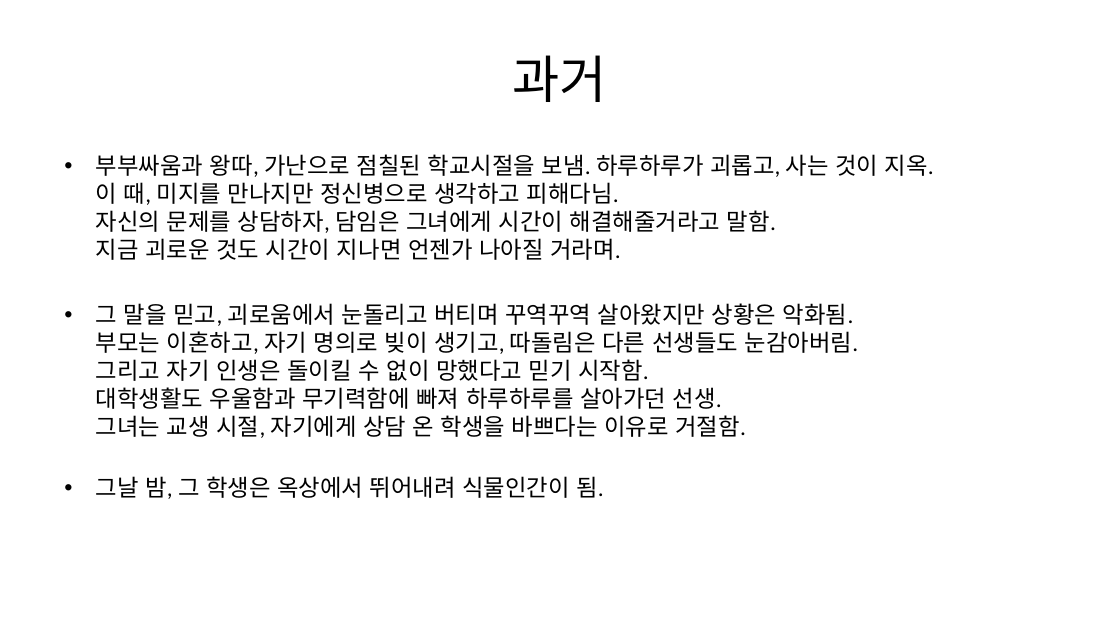
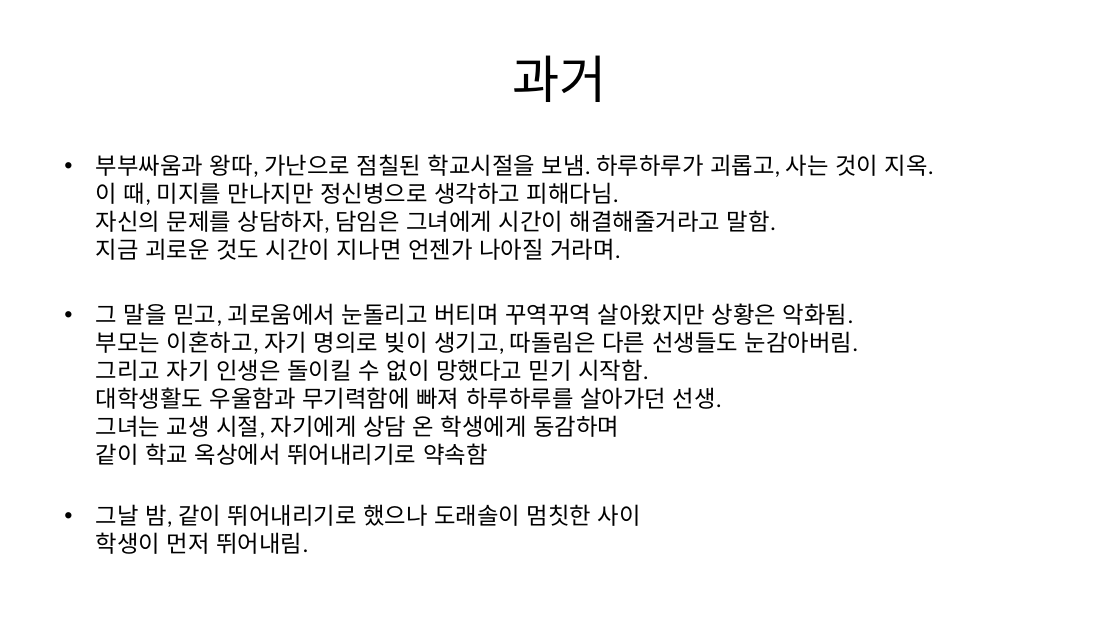
Before and after one commit to 223tt/Last-Night, a slide deck: slide 12 of 시나리오/캐릭터 컨셉/캐릭터 설정/도래솔 설정 ver 1.pptx. Drawn at 1120x630 pixels with LibreOffice and Linux fonts; fonts in the diff are those of the drawing. Boxes give left, top, right and bottom in pixels: in the first picture for what was removed or moved away, otherwise in the second. Text is boxed around its words. In the diff, an @@ line names an element or a change of style, - is before the commit and + after.

```diff
--- a/시나리오/캐릭터 컨셉/캐릭터 설정/도래솔 설정 ver 1.pptx
+++ b/시나리오/캐릭터 컨셉/캐릭터 설정/도래솔 설정 ver 1.pptx
@@ text at (x1=96, y1=303, x2=859, y2=554): text changed @@
-• 그 말을 믿고, 괴로움에서 눈돌리고 버티며 꾸역꾸역 살아왔지만 상황은 악화됨.
-  부모는 이혼하고, 자기 명의로 빚이 생기고, 따돌림은 다른 선생들도 눈감아버림.
-  그리고 자기 인생은 돌이킬 수 없이 망했다고 믿기 시작함.
-  대학생활도 우울함과 무기력함에 빠져 하루하루를 살아가던 선생.
-  그녀는 교생 시절, 자기에게 상담 온 학생을 바쁘다는 이유로 거절함.
-• 그날 밤, 그 학생은 옥상에서 뛰어내려 식물인간이 됨.
+• 그 말을 믿고, 괴로움에서 눈돌리고 버티며 꾸역꾸역 살아왔지만 상황은 악화됨.
+  부모는 이혼하고, 자기 명의로 빚이 생기고, 따돌림은 다른 선생들도 눈감아버림.
+  그리고 자기 인생은 돌이킬 수 없이 망했다고 믿기 시작함.
+  대학생활도 우울함과 무기력함에 빠져 하루하루를 살아가던 선생.
+  그녀는 교생 시절, 자기에게 상담 온 학생에게 동감하며
+  같이 학교 옥상에서 뛰어내리기로 약속함
+• 그날 밤, 같이 뛰어내리기로 했으나 도래솔이 멈칫한 사이
+  학생이 먼저 뛰어내림.
```
Also in this commit, not shown: 1 other slide changed, 9 other files.
